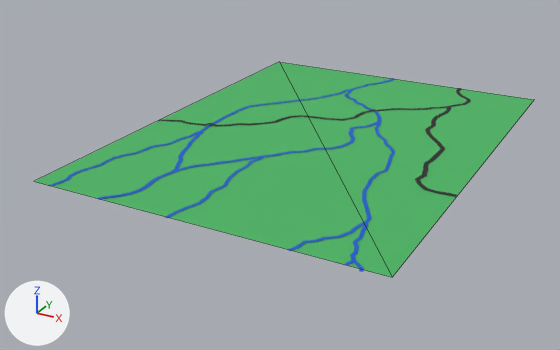
Renders of the glTF model res/modeles/02_hiver.glb from each side of a commit.
Camera for both pictures: a camera (50 mm lens) standing at (57.8, -119.2, 50.0) and looking at (-4.0, -6.9, -6.1). The axes (+X, +Y, +Z) are drawn at lower left. The lights are the same throughout. The picture after the commit comes second. Mesh edges are drawn as thin lines on the coarser meshes. Where no turn or scale is listed for an object, it has been applied to the vertices.

Names of what the first picture shows: '02_riviere', '02_route', '02_sol'.
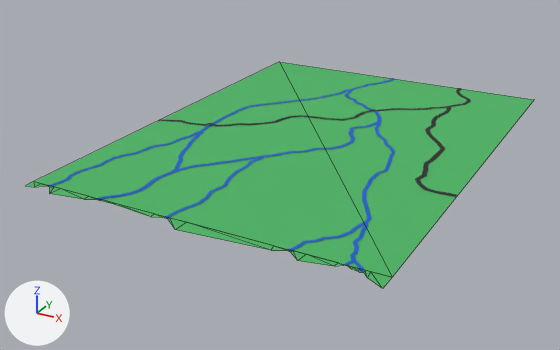
The edits, one by one:
Mesh me_plane_052 is new.
It has 50 vertices, 48 faces and spans x -32.1..27.9, y -2.5..0.5, z 0.0.
It uses material mat_texture (picture img_bootstrap5_palette).
Object '02_sol.cote' (ob_02_sol_cote) is new; it shows me_plane_052.
Its location is (2.1, -40.5, 0.0).

Location of each change, (x1, y1, x2, y2) in pixels of the pictures (560 x 350 px):
'02_sol.cote', added
    after: (25, 181, 392, 288)
